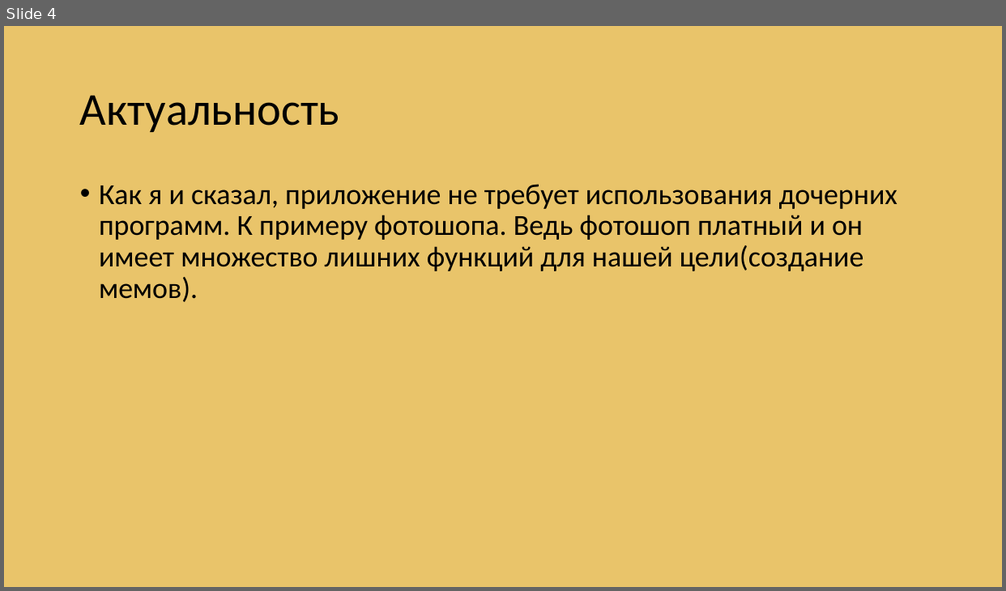
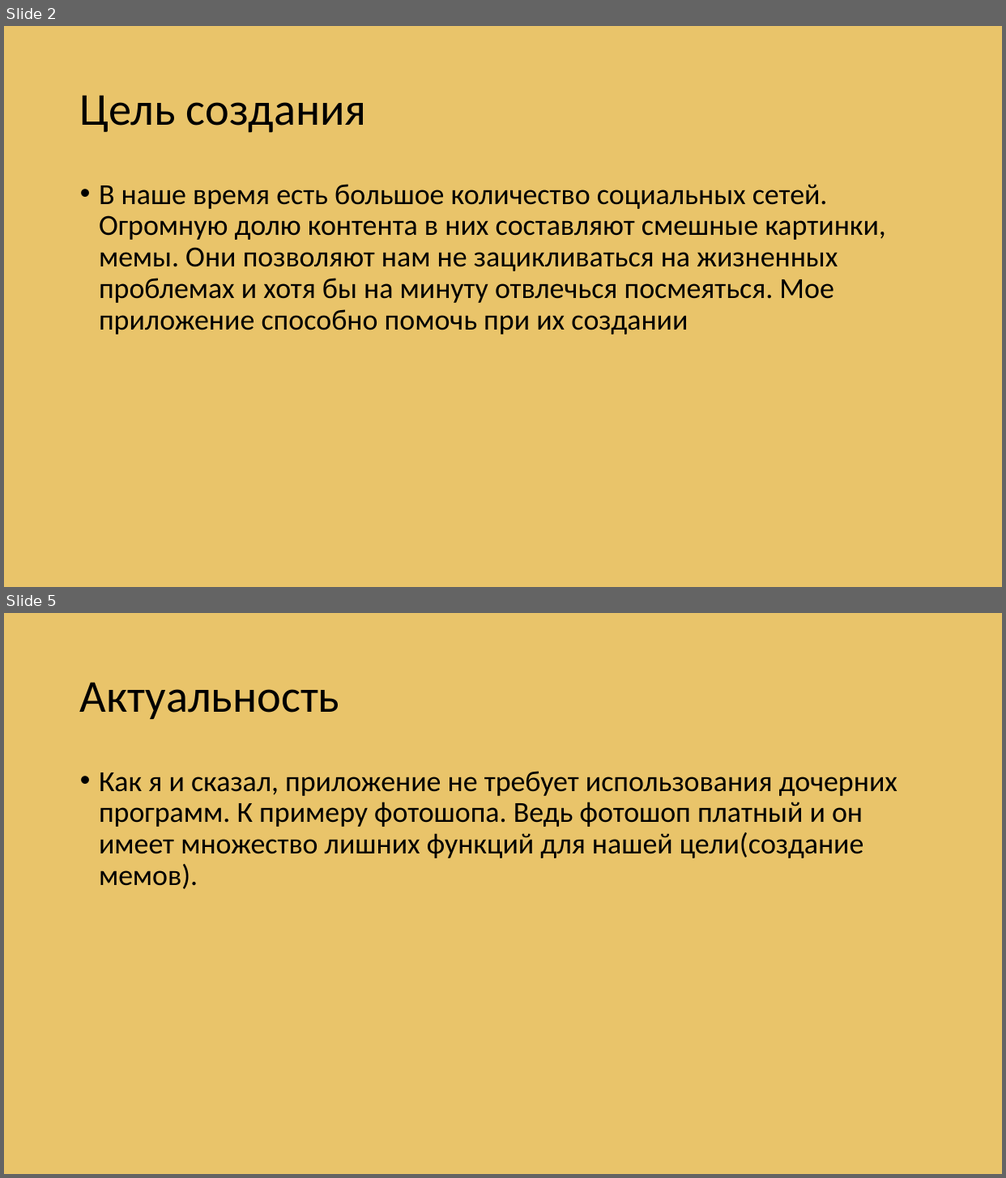
Before and after one commit to Albertlll/Mem_generator, a slide deck: презентация.pptx. Shown one above the other, each under a label of ours: slide 4 before the commit, slides 2 and 5 after it; the slides between them are not shown. The pictures are 1006x591 and 1006x1178 pixels, drawn with LibreOffice and Linux fonts; fonts in the diff are those of the drawing. Boxes give left, top, right and bottom in pixels: in the first picture for what was removed or moved away, otherwise in the second. Text is boxed around its words. In the diff, an @@ line names an element or a change of style, - is before the commit and + after.

```diff
--- a/презентация.pptx
+++ b/презентация.pptx
@@ slide 2 added at [4, 26, 1002, 587], background #E9C46A @@
@@ title added at [80, 95, 367, 133], 44 pt, text #000000 @@
+Цель создания
@@ text added at [99, 184, 885, 335], 28 pt, text #000000 @@
+• В наше время есть большое количество социальных сетей. Огромную долю контента в них составляют смешные картинки, мемы. Они позволяют нам не зацикливаться на жизненных проблемах и хотя бы на минуту отвлечься посмеяться. Мое приложение способно помочь при их создании
@@ what was slide 4 is now slide 5 @@
```
Also in this commit, not shown: 3 slides changed, 1 other slide added.
